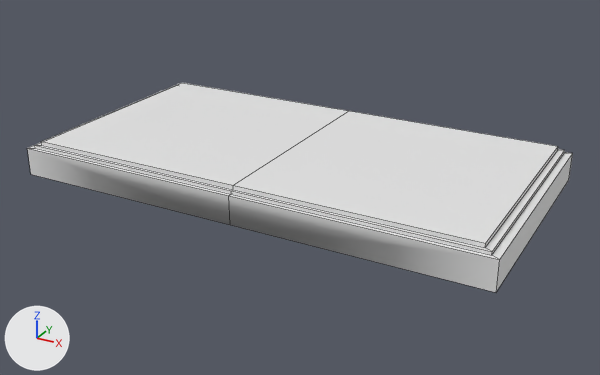
A saved change to the FBX model Assets/Models/platform.fbx.
Before and after are seen from a 50 mm lens placed at (8.58, -15.51, 7.49), pointed at (0.16, -0.2, -0.16). Lighting does not change. The marker at lower left points along +X, +Y and +Z. Mesh edges are drawn as thin lines.

Script lines for the objects in view, before the commit:
```python
me_cube_004 = bpy.data.meshes.new('Cube.004')
me_cube_004.from_pydata(...)  # 36 vertices, 35 faces; spans x -5.52..5.52, y -2.86..2.84, z 0.0..0.82
ob_platform = bpy.data.objects.new('Platform', me_cube_004)
ob_platform.location = (0.0, 0.0, 0.0)
```
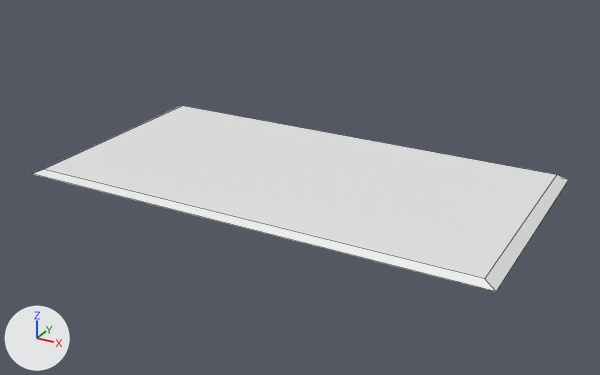
Changed parts and their boxes (x1, y1, x2, y2) in the pictures (600 x 375 px):
'Platform', reshaped (11% shorter): before (27, 83, 573, 292); after (33, 106, 568, 292)

The change, as a diff of the scene's bpy script:
```diff
--- a/Assets/Models/platform.fbx.py
+++ b/Assets/Models/platform.fbx.py
@@ mat_platform @@
+mat_platform = principled_material('Platform')
+mat_platform.base_color = (0.8, 0.8, 0.8)  # white #e7e7e7
@@ me_cube_004 @@
 # used by ob_platform; location = (0.0, 0.0, 0.0)
-me_cube_004.from_pydata(...)  # 36 vertices, 35 faces; spans x -5.52..5.52, y -2.86..2.84, z 0.0..0.82
+me_cube_004.from_pydata(...)  # 8 vertices, 6 faces; spans x -5.51..5.51, y -2.84..2.84, z 0.0..0.12
+# me_cube_004 part 1: the whole mesh is rebuilt
+me_cube_004.materials.append(mat_platform)  # white #e7e7e7
```
